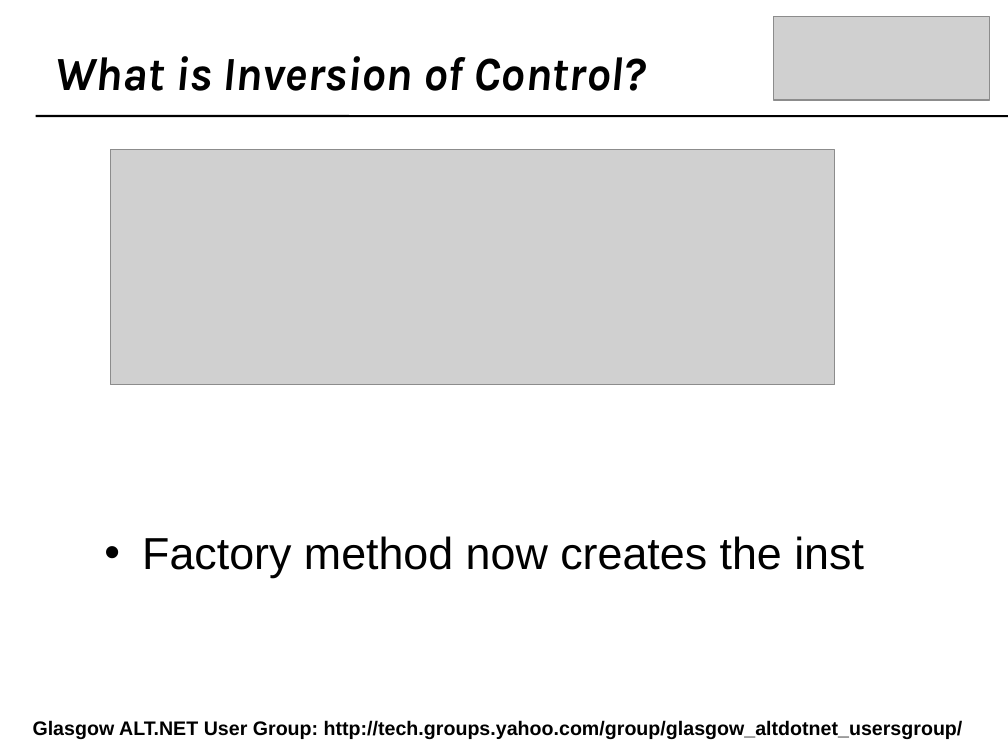
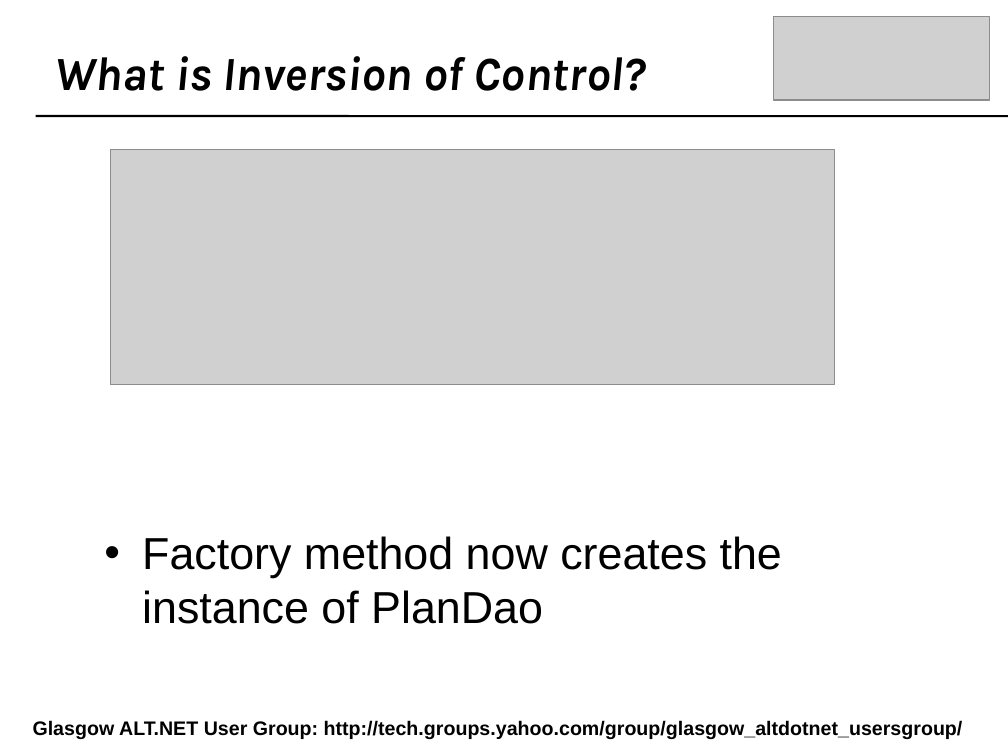
Before and after one commit to craignicol/scotaltdotnet, a slide deck: slide 15 of belfast/IOC-TDD-And Testability.ppt. Drawn at 1008x756 pixels with LibreOffice and Linux fonts; fonts in the diff are those of the drawing; grey boxes stand for pictures; background and template pictures are left out. Boxes give left, top, right and bottom in pixels: in the first picture for what was removed or moved away, otherwise in the second. Text is boxed around its words. In the diff, an @@ line names an element or a change of style, - is before the commit and + after.

```diff
--- a/belfast/IOC-TDD-And Testability.ppt
+++ b/belfast/IOC-TDD-And Testability.ppt
@@ text at box(142, 536, 782, 624): text changed @@
-• Factory method now creates the inst
+• Factory method now creates the instance of PlanDao
```
Also in this commit, not shown: 3 other slides changed, 4 slides removed, 3 other files.
